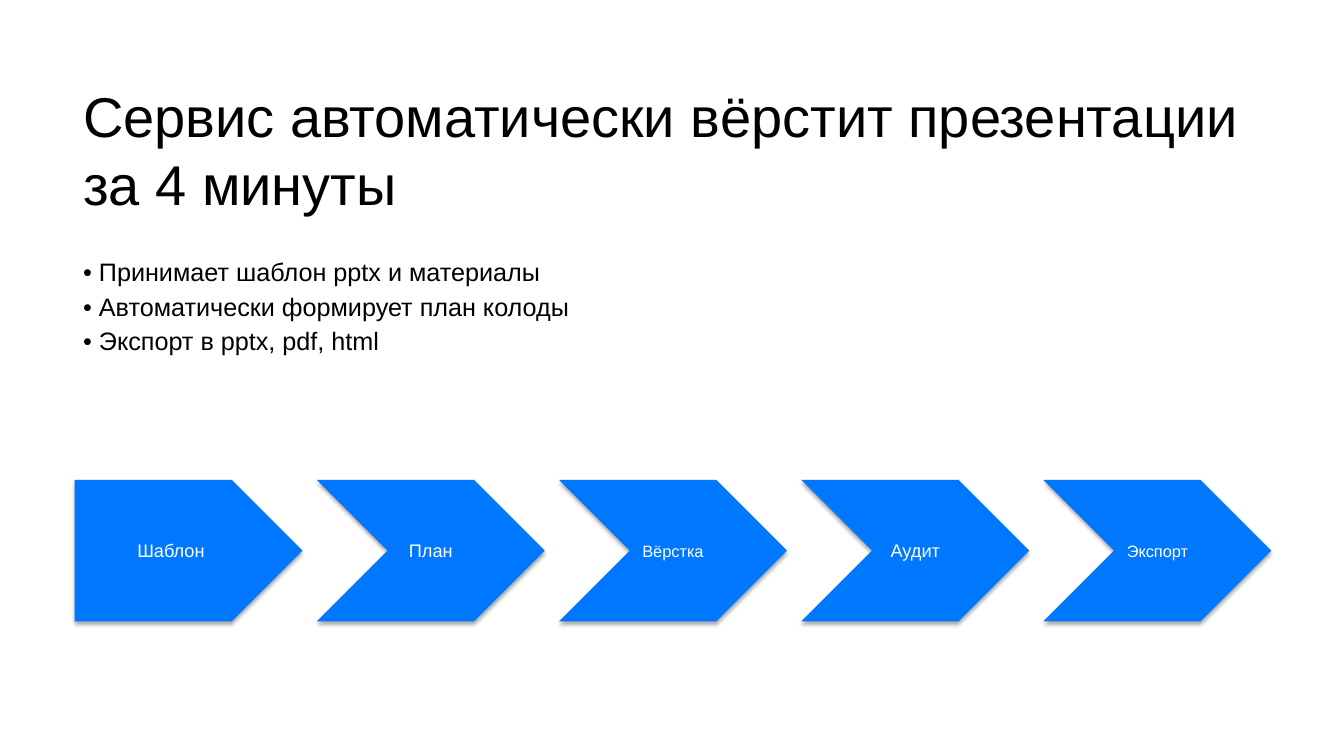
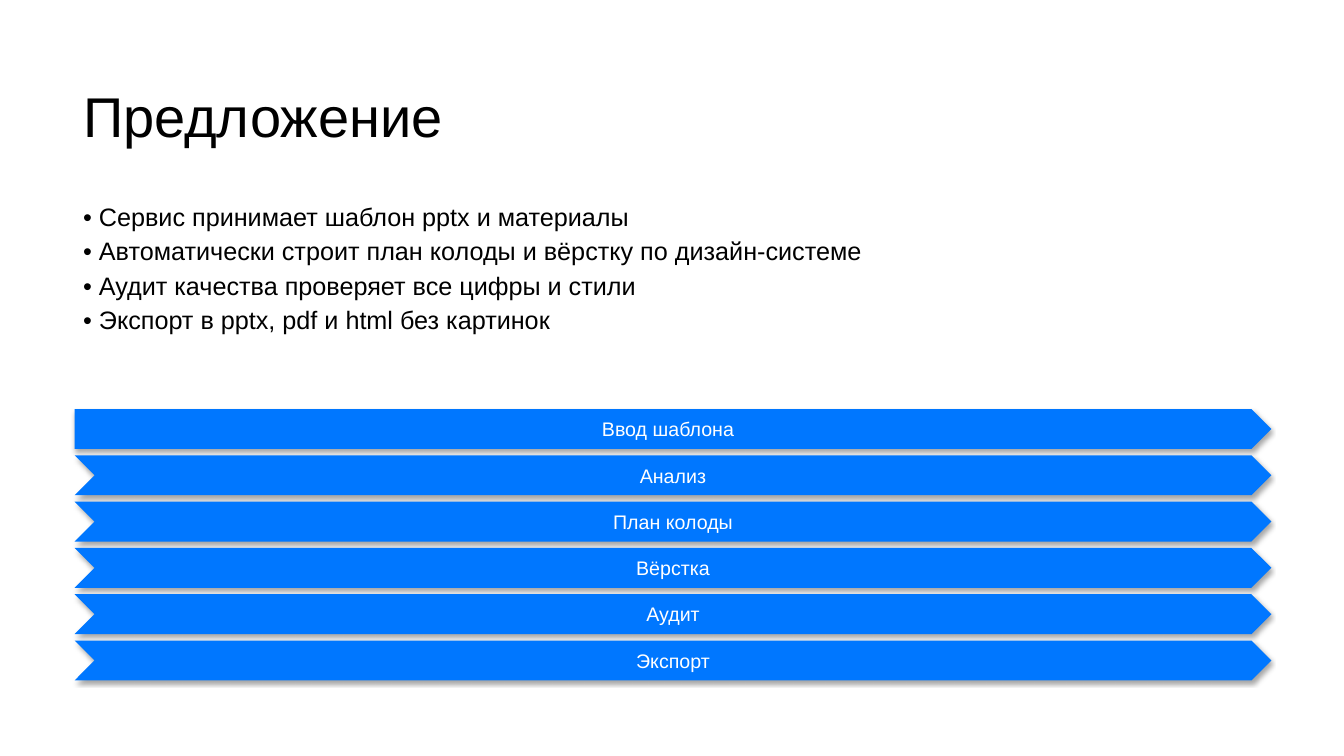
Before and after one commit to DiFoxenGit/-VKTechHackathon, a slide deck: slide 3 of samples/Шаблон_презентации_VK_Education__classic.pptx. Drawn at 1344x756 pixels with LibreOffice and Linux fonts; fonts in the diff are those of the drawing. Boxes give left, top, right and bottom in pixels: in the first picture for what was removed or moved away, otherwise in the second. Text is boxed around its words. In the diff, an @@ line names an element or a change of style, - is before the commit and + after.

```diff
--- a/samples/Шаблон_презентации_VK_Education__classic.pptx
+++ b/samples/Шаблон_презентации_VK_Education__classic.pptx
@@ text at (x1=83, y1=98, x2=442, y2=147): text changed @@
-Сервис автоматически вёрстит презентации за 4 минуты
+Предложение
@@ text at (x1=99, y1=207, x2=861, y2=335): text changed @@
-• Принимает шаблон pptx и материалы
-• Автоматически формирует план колоды
-• Экспорт в pptx, pdf, html
+• Сервис принимает шаблон pptx и материалы
+• Автоматически строит план колоды и вёрстку по дизайн‑системе
+• Аудит качества проверяет все цифры и стили
+• Экспорт в pptx, pdf и html без картинок
@@ pentagon arrow added at (x1=75, y1=409, x2=1271, y2=449), fill #0077FF, 14 pt, text #FFFFFF @@
+Ввод шаблона
@@ chevron added at (x1=75, y1=456, x2=1271, y2=495), fill #0077FF, 14 pt, text #FFFFFF @@
+Анализ
@@ chevron "План колоды" resized from (x1=317, y1=480, x2=544, y2=621) to (x1=75, y1=502, x2=1271, y2=541) @@
@@ pentagon arrow removed at (x1=75, y1=480, x2=302, y2=621) @@
-Шаблон
@@ text in chevron at (x1=613, y1=515, x2=733, y2=533): text changed; size 13 to 14 pt @@
-План
+План колоды
@@ chevron "Вёрстка" resized from (x1=560, y1=480, x2=787, y2=621) to (x1=75, y1=548, x2=1271, y2=588) @@
@@ chevron "Вёрстка" at (x1=75, y1=548, x2=1271, y2=588): size 11.7 to 14 pt @@
@@ chevron "Аудит" resized from (x1=802, y1=480, x2=1029, y2=621) to (x1=75, y1=595, x2=1271, y2=634) @@
@@ chevron "Аудит" at (x1=75, y1=595, x2=1271, y2=634): size 13 to 14 pt @@
@@ chevron "Экспорт" at (x1=75, y1=640, x2=1271, y2=680): size 11.7 to 14 pt @@
@@ chevron "Экспорт" resized from (x1=1044, y1=480, x2=1271, y2=621) to (x1=75, y1=640, x2=1271, y2=680) @@
```
Also in this commit, not shown: 4 other slides changed, 2 slides added, 2 slides removed, 21 other files.
